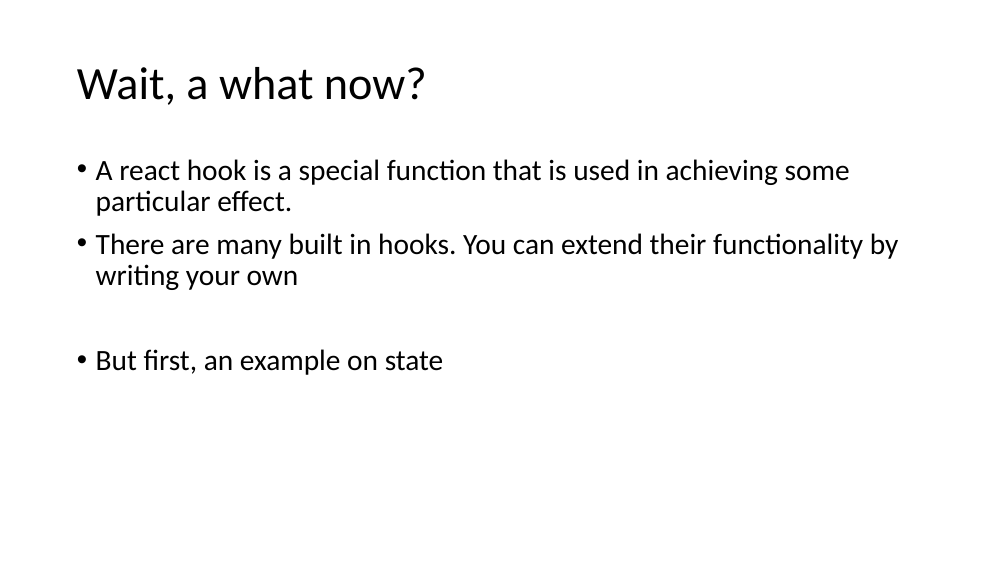
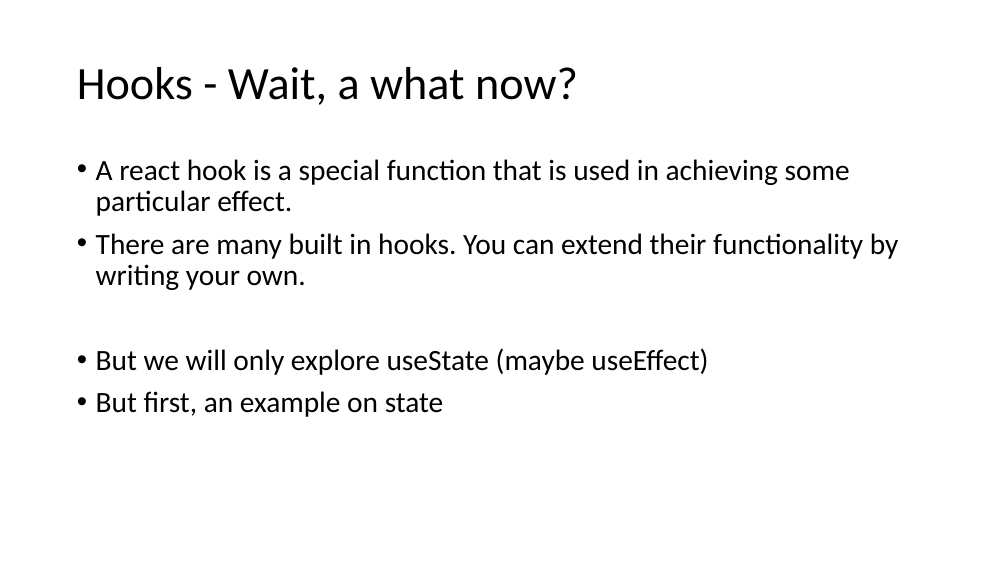
Before and after one commit to JakeTrevor/react-demo, a slide deck: slide 17 of react.pptx (slide 13 before the commit). Drawn at 1008x567 pixels with LibreOffice and Linux fonts; fonts in the diff are those of the drawing. Boxes give left, top, right and bottom in pixels: in the first picture for what was removed or moved away, otherwise in the second. Text is boxed around its words. In the diff, an @@ line names an element or a change of style, - is before the commit and + after.

Commit message:
updated presentation

```diff
--- a/react.pptx
+++ b/react.pptx
@@ title at (77,67,578,105): text changed @@
-Wait, a what now?
+Hooks - Wait, a what now?
@@ text at (96,233,899,375): text changed @@
-• There are many built in hooks. You can extend their functionality by writing your own
+• There are many built in hooks. You can extend their functionality by writing your own.
+• But we will only explore useState (maybe useEffect)
```
Also in this commit, not shown: 3 other slides changed, 14 slides added.
